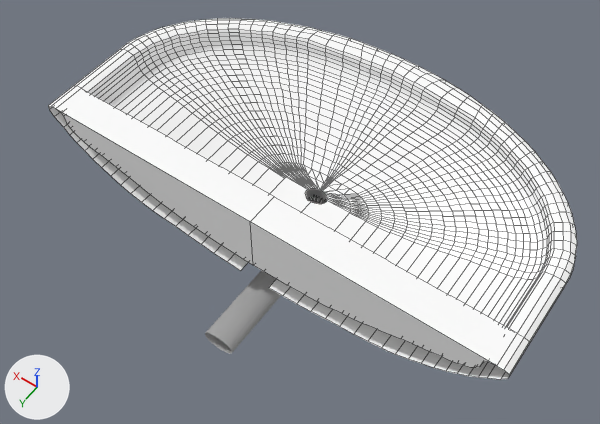
The Blender file Prototypes/Becken/becken.blend as it was, and as the next commit left it.
Rendered twice from a 50 mm lens placed at (-1.14, 1.71, 2.26), pointed at (0.05, 0.04, -0.37). Arrows for +X, +Y and +Z are at lower left; the lights stay in place. Mesh edges are drawn as thin lines on the coarser meshes.
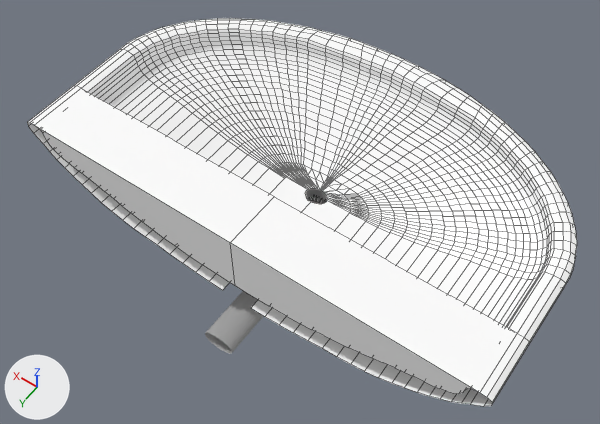
Where the change shows, as pixel boxes [x1, y1, x2, y2] in the pictures (600 x 424 px; the box of a moved part takes in the faces that stretch with it):
'Sphere', reshaped (7% taller)
    before: [48, 18, 577, 379]
    after: [27, 18, 577, 406]
part 1 of me_sphere, moved or reshaped
    before: [48, 86, 529, 379]
    after: [27, 86, 529, 406]

What the commit changed:
me_sphere has 1329 vertices, 1240 faces and spans x -0.982..0.0, y -0.626..0.402, z -0.354..0.003.
me_sphere is used by ob_sphere; location (0.0, 0.0, 0.0).
me_sphere part 1: all 49 vertices in x -0.982..0.0, y 0.402, z -0.353..0.0 are moved by (0.0, 0.109, 0.0).
